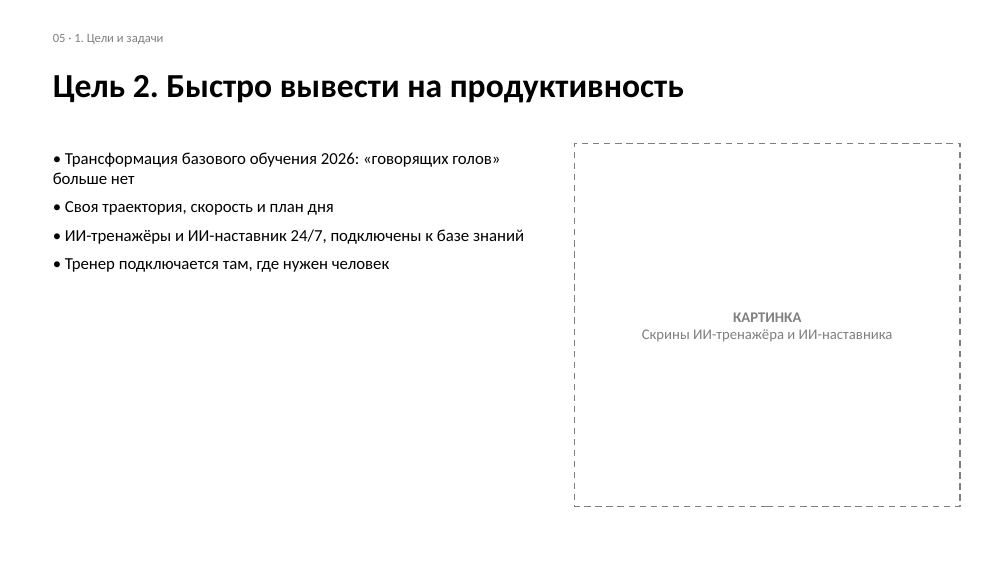
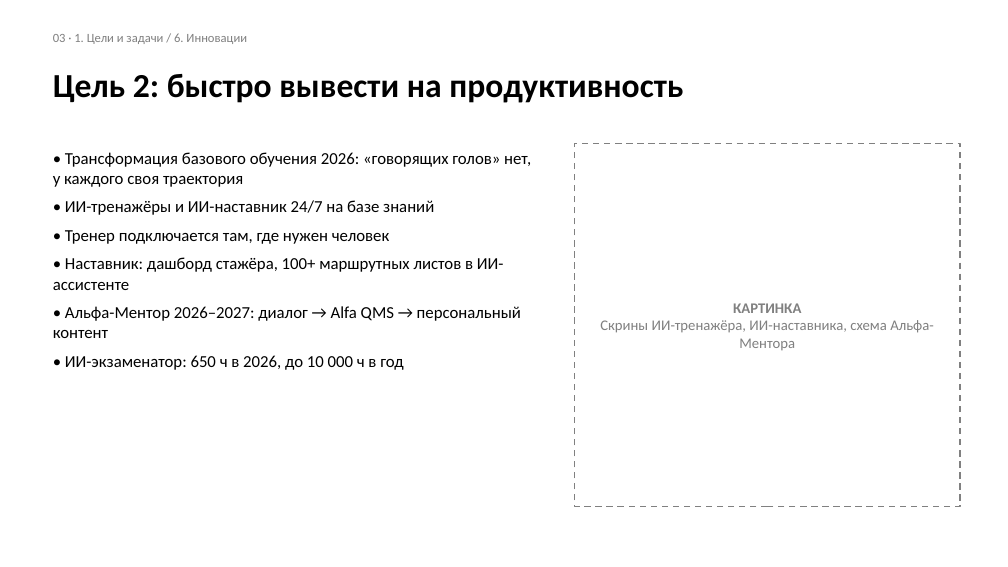
Before and after one commit to sdsds113/aboba, a slide deck: slide 3 of Шаблон_презентации_ХГ_2026.pptx (slide 5 before the commit). Drawn at 1008x567 pixels with LibreOffice and Linux fonts; fonts in the diff are those of the drawing. Boxes give left, top, right and bottom in pixels: in the first picture for what was removed or moved away, otherwise in the second. Text is boxed around its words. In the diff, an @@ line names an element or a change of style, - is before the commit and + after.

```diff
--- a/Шаблон_презентации_ХГ_2026.pptx
+++ b/Шаблон_презентации_ХГ_2026.pptx
@@ text at <box>53,33,247,44</box>: text changed @@
-05 · 1. Цели и задачи
+03 · 1. Цели и задачи / 6. Инновации
@@ text at <box>53,74,683,103</box>: text changed @@
-Цель 2. Быстро вывести на продуктивность
+Цель 2: быстро вывести на продуктивность
@@ text at <box>53,152,531,215</box>: text changed @@
-• Трансформация базового обучения 2026: «говорящих голов» больше нет
-• Своя траектория, скорость и план дня
-• ИИ-тренажёры и ИИ-наставник 24/7, подключены к базе знаний
+• Трансформация базового обучения 2026: «говорящих голов» нет, у каждого своя траектория
+• ИИ-тренажёры и ИИ-наставник 24/7 на базе знаний
@@ text at <box>53,257,521,370</box>: paragraphs added @@
+• Наставник: дашборд стажёра, 100+ маршрутных листов в ИИ-ассистенте
+• Альфа-Ментор 2026–2027: диалог → Alfa QMS → персональный контент
+• ИИ-экзаменатор: 650 ч в 2026, до 10 000 ч в год
@@ text in rectangle at <box>600,320,934,350</box>: text changed @@
-Скрины ИИ-тренажёра и ИИ-наставника
+Скрины ИИ-тренажёра, ИИ-наставника, схема Альфа-Ментора
```
Also in this commit, not shown: 11 other slides changed, 14 slides removed.
